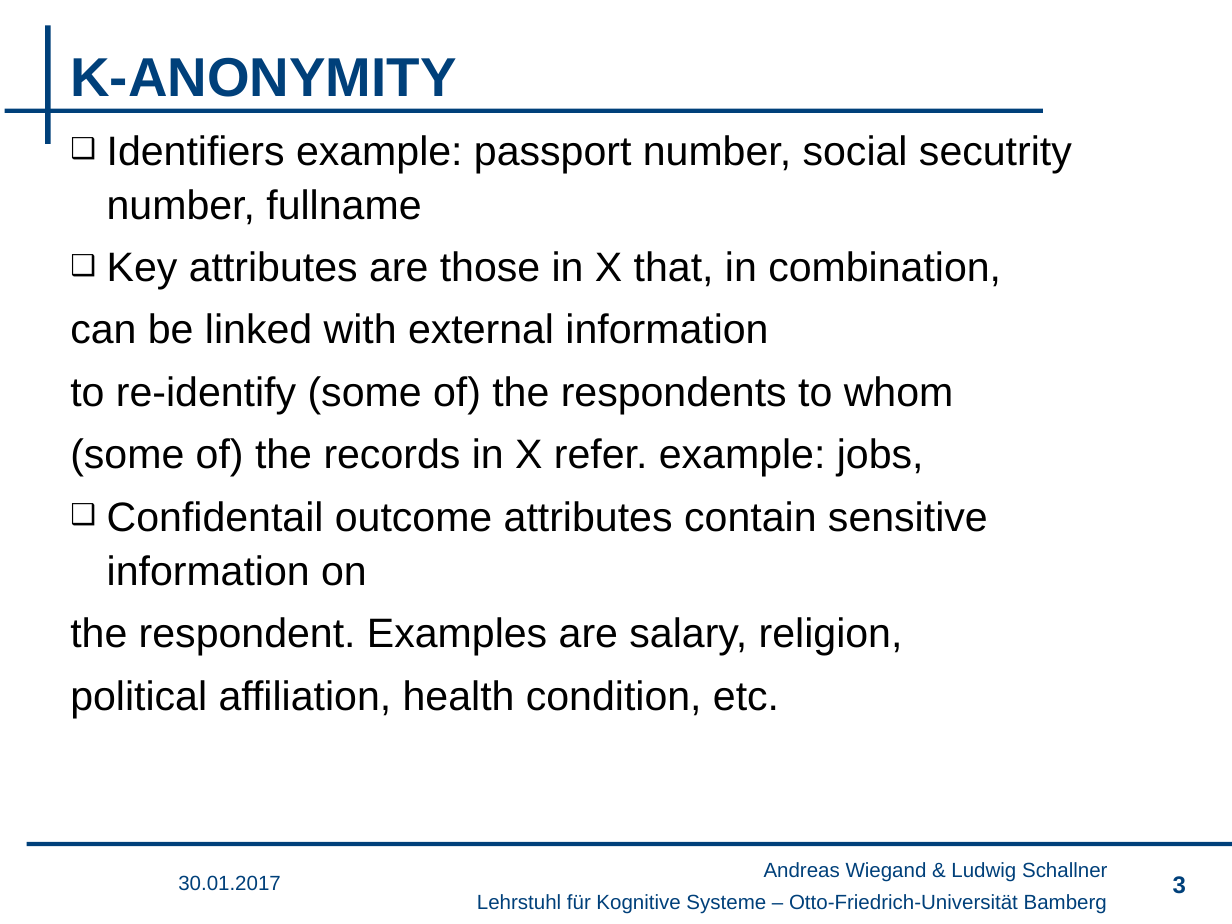
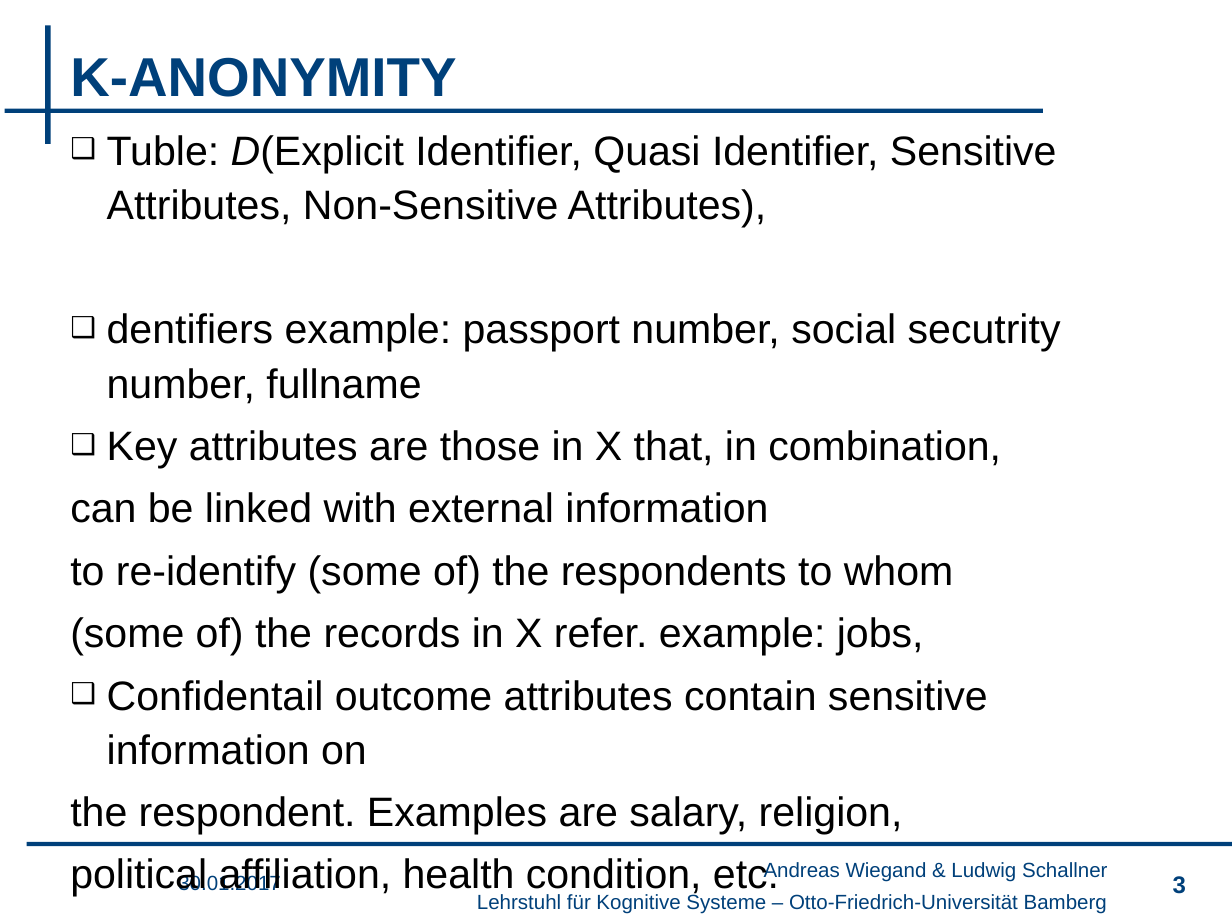
Before and after one commit to wsgan001/PSI-MSem, a slide deck: slide 3 of presentation/sicherheits.pptx. Drawn at 1232x924 pixels with LibreOffice and Linux fonts; fonts in the diff are those of the drawing; background and template pictures are left out. Boxes give left, top, right and bottom in pixels: in the first picture for what was removed or moved away, otherwise in the second. Text is boxed around its words. In the diff, an @@ line names an element or a change of style, - is before the commit and + after.

Commit message:
präsi pptx update

```diff
--- a/presentation/sicherheits.pptx
+++ b/presentation/sicherheits.pptx
@@ text at <box>107,135,1061,404</box>: text changed @@
-❑ Identifiers example: passport number, social secutrity number, fullname
+❑ Tuble: D(Explicit Identifier, Quasi Identifier, Sensitive Attributes, Non-Sensitive Attributes),
+❑ dentifiers example: passport number, social secutrity number, fullname
```
